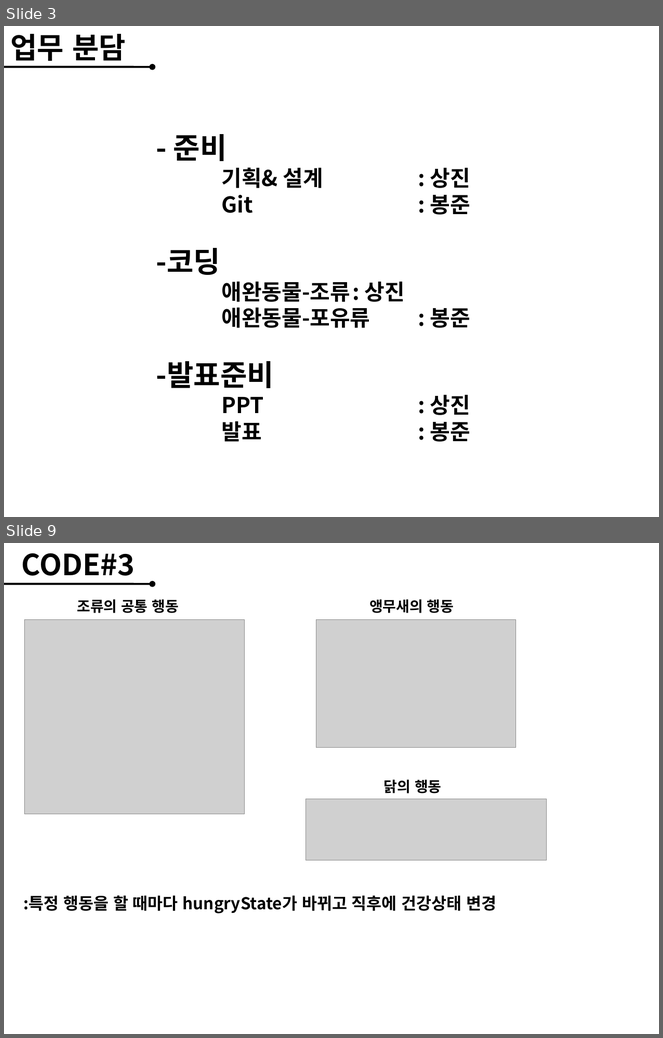
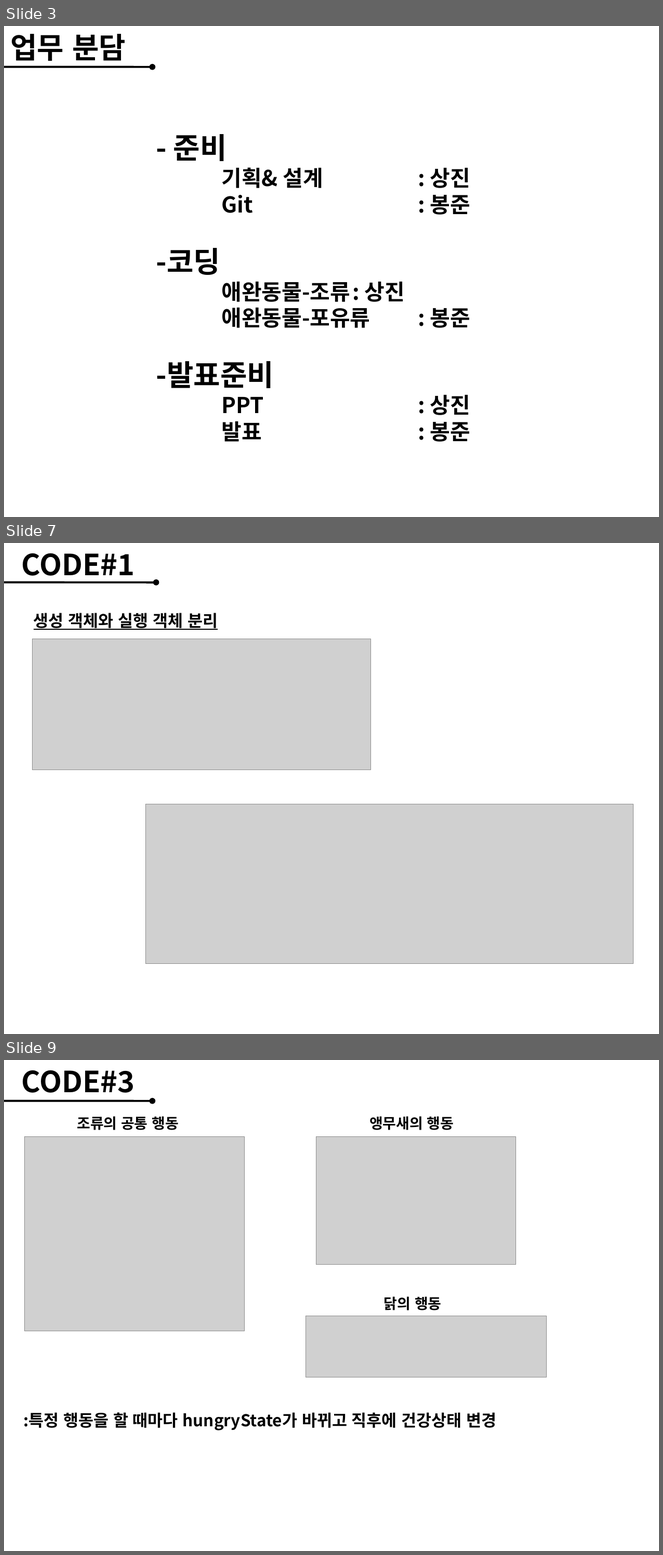
Before and after one commit to wjddlrladnjs/Pet, a slide deck: Pet/WebContent/share/동물농장.pptx. Shown one above the other, each under a label of ours: slides 3 and 9 before the commit, slides 3, 7 and 9 after it; the slides between them are not shown. The pictures are 663x1038 and 663x1555 pixels, drawn with LibreOffice and Linux fonts; fonts in the diff are those of the drawing; grey boxes stand for pictures; background and template pictures are left out. Boxes give left, top, right and bottom in pixels: in the first picture for what was removed or moved away, otherwise in the second. Text is boxed around its words. In the diff, an @@ line names an element or a change of style, - is before the commit and + after.

```diff
--- a/Pet/WebContent/share/동물농장.pptx
+++ b/Pet/WebContent/share/동물농장.pptx
@@ slide 7 added at [4, 543, 659, 1034], background picture (left out) @@
@@ text added at [21, 553, 135, 583], 32 pt, text #000000, bold @@
+CODE#1
@@ double arrow added from (4, 583) to (156, 583), #000000 2.25 pt @@
@@ text added at [34, 613, 218, 630], 18 pt, text #000000, bold, underline @@
+생성 객체와 실행 객체 분리
@@ picture added at [32, 639, 371, 770] @@
@@ picture added at [146, 805, 634, 964] @@
```
Also in this commit, not shown: 5 slides changed, 5 other slides added, 4 slides removed, 5 other files.
